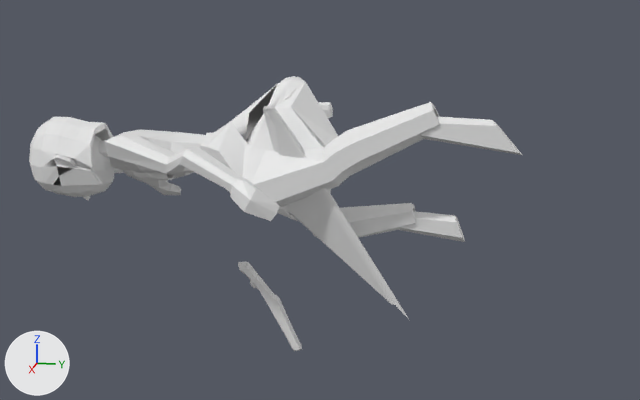
What one commit did to the OBJ model models/character/character0005.obj.
Before and after are seen from a 50 mm lens placed at (21.06, -3.15, 4.33), pointed at (-0.1, -7.38, -0.95). The lights are fixed; the arrows at lower left show +X, +Y and +Z. The first picture is the older version. Where no turn or scale is listed for an object, it has been applied to the vertices. Vertices at exactly the same position are counted once.

Objects in the first picture: 'body', 'hair5', 'pants', 'shirt1', 'shoes'.
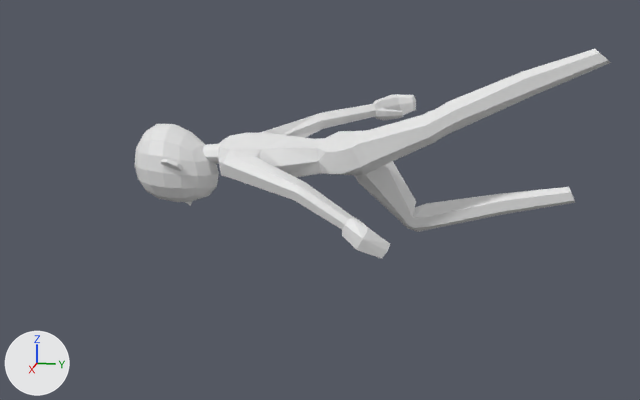
Changed parts and their boxes [x1, y1, x2, y2] in the pictures (640 x 400 px; the box of a moved part takes in the faces that stretch with it):
'body', reshaped (26% taller)
    before: [50, 76, 522, 242]
    after: [134, 49, 611, 258]
'pants', deleted
    before: [200, 77, 440, 238]
'shoes', deleted
    before: [238, 105, 409, 351]
'hair5', deleted
    before: [29, 117, 124, 192]
'shirt1', deleted
    before: [123, 165, 181, 195]
part 1 of me_body, moved or reshaped
    before: [50, 135, 115, 201]
    after: [134, 124, 219, 206]
part 2 of me_body, moved or reshaped
    before: [54, 155, 76, 166]
    after: [161, 159, 183, 171]
part 3 of me_body, moved or reshaped
    before: [98, 76, 522, 242]
    after: [203, 49, 611, 258]

What changed in the scene script:
```text
Change me_body:
    used by ob_body; location = (0.0, 0.0, 0.0)
    remove me_body.from_pydata(...)  # 416 vertices, 819 faces; spans x -3.64..3.71, y -14.95..-2.51, z -1.99..2.02
    add me_body.from_pydata(...)  # 416 vertices, 819 faces; spans x -2.34..2.3, y -12.13..-0.73, z -1.76..2.91
    me_body part 1: the loose piece of 99 vertices spanning x -0.91..0.91, y -14.95..-12.79, z -1.26..0.86 is moved by (0.0, 2.82, 0.0)
    me_body part 2: the loose piece of 12 vertices spanning x 0.7..1.04, y -13.95..-13.45, z -0.18..0.16 is moved by (0.0, 2.82, 0.0)
    me_body part 3: 293 of 416 vertices moved; they spanned x -3.64..3.71, y -13.41..-2.51, z -1.99..2.02 and now span x -2.34..2.3, y -10.58..-0.73, z -1.76..2.91; mean shift (-0.01, 2.51, 0.01); largest move (0.25, -13.41, 0.1) -> (0.25, -10.58, 0.1)
    other edits to the shape of me_body do not show in these pictures
Remove ob_hair5:
    ob_hair5 = bpy.data.objects.new('hair5', me_hair5)
    ob_hair5.location = (0.0, 0.0, 0.0)
Remove ob_pants:
    ob_pants = bpy.data.objects.new('pants', me_pants)
    ob_pants.location = (0.0, 0.0, 0.0)
Remove ob_shirt1:
    ob_shirt1 = bpy.data.objects.new('shirt1', me_shirt1)
    ob_shirt1.location = (0.0, 0.0, 0.0)
Remove ob_shoes:
    ob_shoes = bpy.data.objects.new('shoes', me_shoes)
    ob_shoes.location = (0.0, 0.0, 0.0)
```
